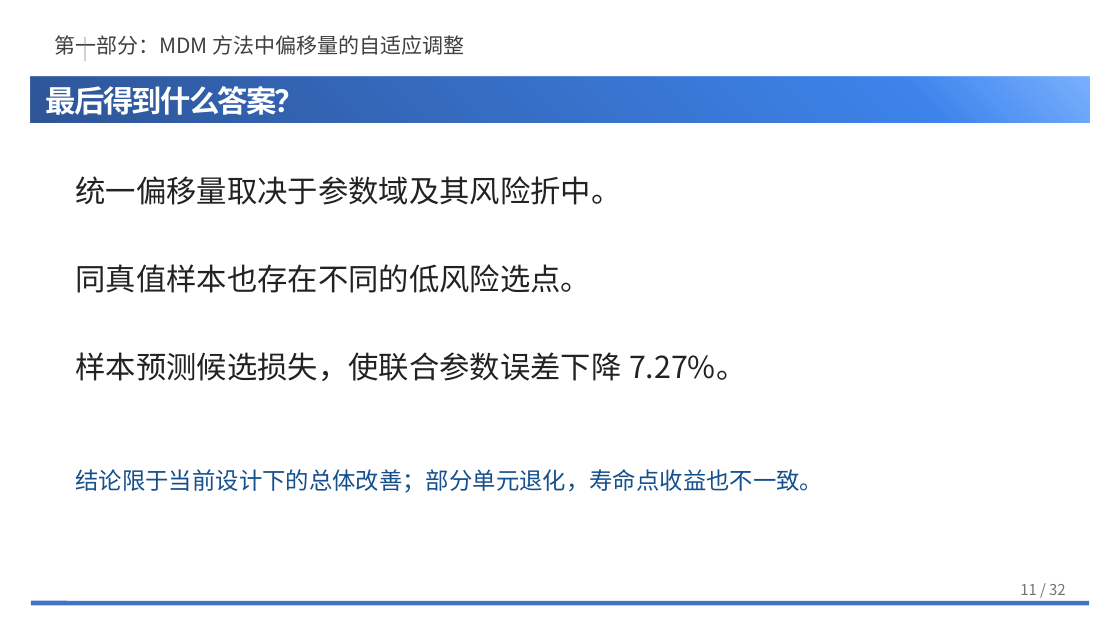
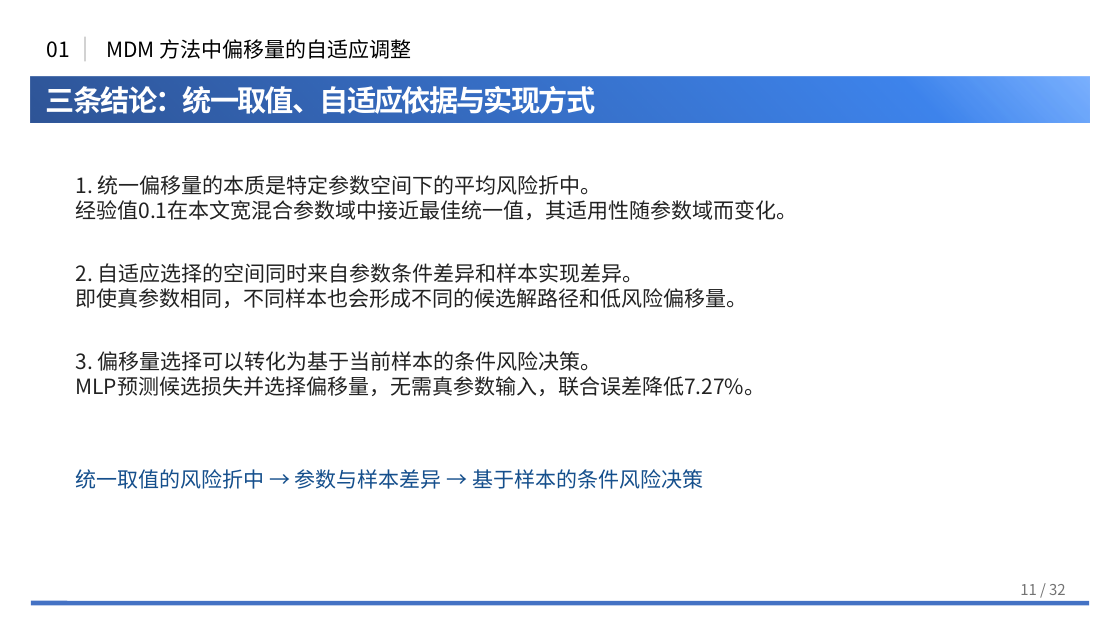
Before and after one commit to NEUwpy/weibull.work, a slide deck: slide 11 of docs/组会汇报/2026-09-三项研究更新汇报/260907组会.pptx. Drawn at 1120x630 pixels with LibreOffice and Linux fonts; fonts in the diff are those of the drawing; background and template pictures are left out. Boxes give left, top, right and bottom in pixels: in the first picture for what was removed or moved away, otherwise in the second. Text is boxed around its words. In the diff, an @@ line names an element or a change of style, - is before the commit and + after.

Commit message:
梳理组会汇报逻辑与结论并清理防御性表述

```diff
--- a/docs/组会汇报/2026-09-三项研究更新汇报/260907组会.pptx
+++ b/docs/组会汇报/2026-09-三项研究更新汇报/260907组会.pptx
@@ text added at box(46, 41, 69, 58), 18 pt, text #000000 @@
+01
@@ text at box(106, 39, 411, 59): text changed; text colour #404040 to #000000 @@
-第一部分：MDM 方法中偏移量的自适应调整
+MDM 方法中偏移量的自适应调整
@@ text at box(46, 86, 595, 118): text changed; size 26 to 25 pt @@
-最后得到什么答案？
+三条结论：统一取值、自适应依据与实现方式
@@ text at box(75, 175, 797, 220): text changed; size 26 to 18 pt @@
-统一偏移量取决于参数域及其风险折中。
+1. 统一偏移量的本质是特定参数空间下的平均风险折中。
+经验值0.1在本文宽混合参数域中接近最佳统一值，其适用性随参数域而变化。
@@ text at box(75, 263, 747, 308): text changed; size 26 to 18 pt @@
-同真值样本也存在不同的低风险选点。
+2. 自适应选择的空间同时来自参数条件差异和样本实现差异。
+即使真参数相同，不同样本也会形成不同的候选解路径和低风险偏移量。
@@ text at box(75, 351, 765, 396): text changed; size 26 to 18 pt @@
-样本预测候选损失，使联合参数误差下降 7.27%。
+3. 偏移量选择可以转化为基于当前样本的条件风险决策。
+MLP预测候选损失并选择偏移量，无需真参数输入，联合误差降低7.27%。
@@ text at box(75, 469, 703, 489): text changed; size 20 to 18 pt @@
-结论限于当前设计下的总体改善；部分单元退化，寿命点收益也不一致。
+统一取值的风险折中 → 参数与样本差异 → 基于样本的条件风险决策
```
Also in this commit, not shown: 27 other slides changed, 3 slides added, 3 slides removed, 4 other files.
